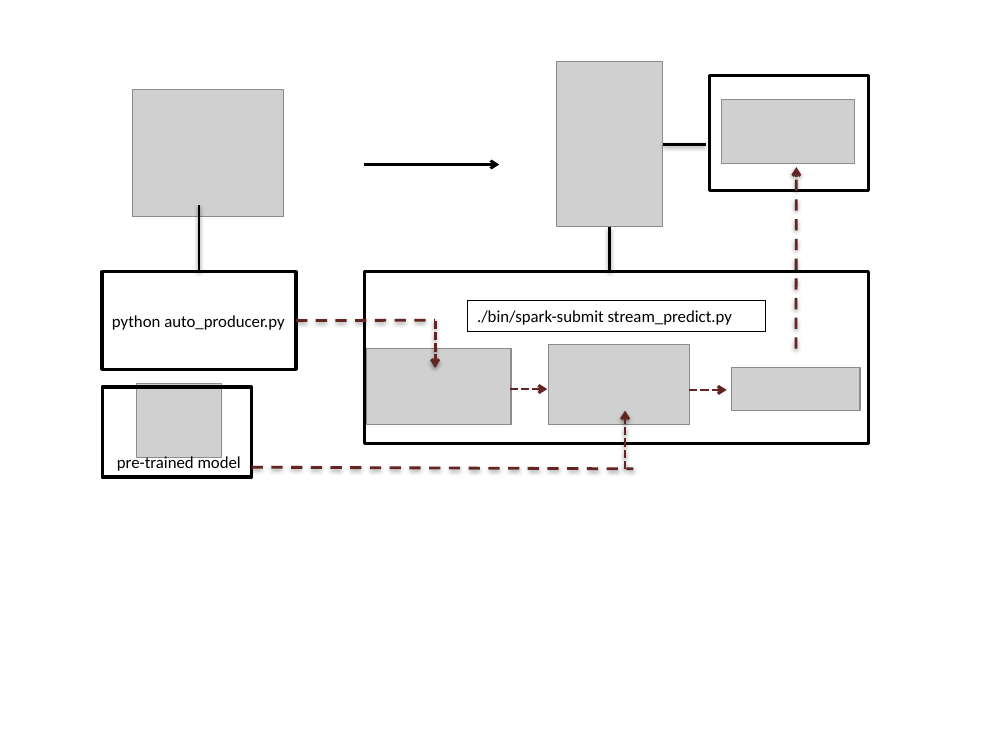
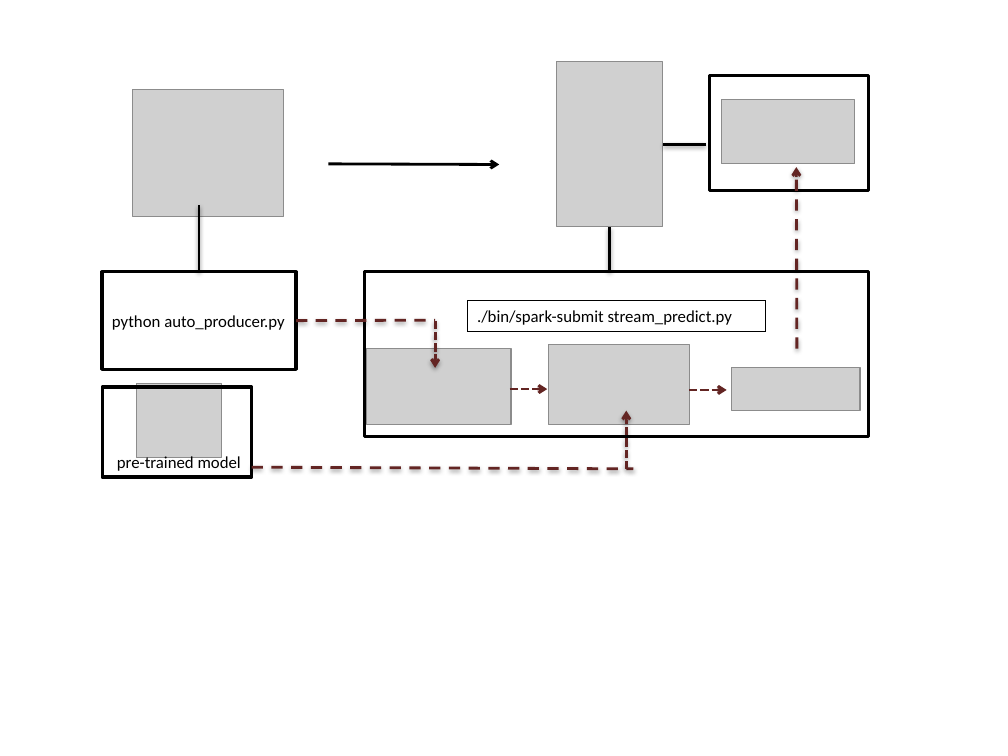
Before and after one commit to keiraqz/StreamingLogisticRegression, a slide deck: slide 1 of flask/app/static/img/pipeline.pptx. Drawn at 1008x756 pixels with LibreOffice and Linux fonts; fonts in the diff are those of the drawing; grey boxes stand for pictures. Boxes give left, top, right and bottom in pixels: in the first picture for what was removed or moved away, otherwise in the second. Text is boxed around its words. In the diff, an @@ line names an element or a change of style, - is before the commit and + after.

```diff
--- a/flask/app/static/img/pipeline.pptx
+++ b/flask/app/static/img/pipeline.pptx
@@ arrow moved from (365, 164) - (499, 164) to (329, 164) - (499, 164) @@
@@ rectangle: place and size @@
-rectangle at bbox=[365, 271, 869, 444]
+rectangle at bbox=[365, 271, 869, 436]
```
Also in this commit, not shown: 1 other file.
